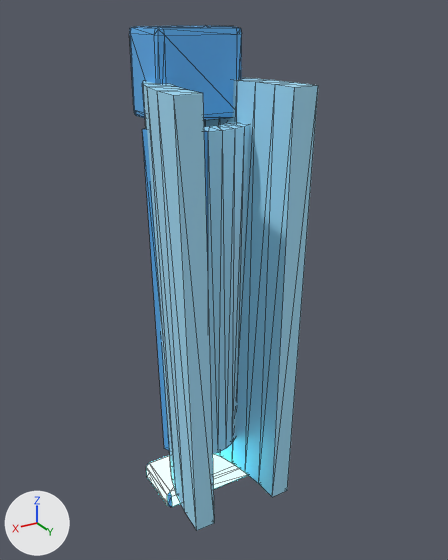
An edit to the glTF model viewer/assets/armor-parts/right_shin/right_shin.glb, drawn before and after from the same camera.
One viewpoint serves both versions: a camera (50 mm lens) standing at (0.223, 0.396, 0.214) and looking at (-0.014, 0.0, 0.017). Lighting does not change. The marker at lower left points along +X, +Y and +Z. The picture after the commit comes second. Mesh edges are drawn as thin lines. Vertices at exactly the same position are counted once.

Objects in the first picture: 'armor_right_shin_v001'.
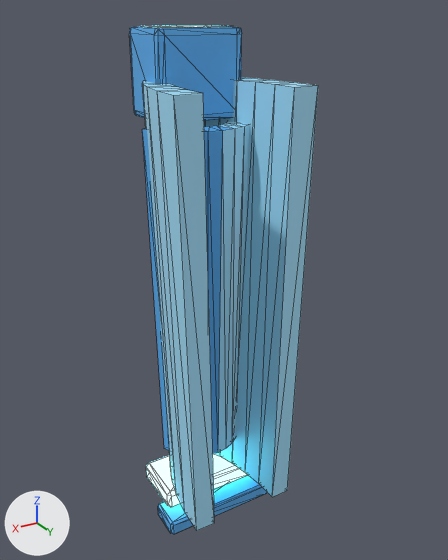
What differs and where, as boxes [x1, y1, x2, y2] in the pictures (448 x 560 px):
'armor_right_shin_v001', reshaped: before [129, 25, 318, 531]; after [129, 25, 318, 534]
part 1 of me_armor_right_shin_v001, added (blue): after [158, 475, 267, 534]
part 2 of me_armor_right_shin_v001, recoloured (darker): [204, 126, 233, 454] in both
part 3 of me_armor_right_shin_v001, recoloured: [143, 25, 222, 507] in both

What changed in the scene script:
```text
Change me_armor_right_shin_v001:
    used by ob_armor_right_shin_v001; location = (0.0, 0.0, 0.0)
    remove me_armor_right_shin_v001.from_pydata(...)  # 208 vertices, 396 faces; spans x -0.054..0.054, y -0.057..0.057, z -0.191..0.206
    add me_armor_right_shin_v001.from_pydata(...)  # 232 vertices, 440 faces; spans x -0.054..0.054, y -0.057..0.057, z -0.205..0.206
    me_armor_right_shin_v001 part 1: the loose piece of 24 vertices spanning x -0.045..0.045, y -0.045..0.005, z -0.191..-0.173 is copied, and the copy is scaled about its middle by (1.15, 0.594, 0.804), then moved by (0.0, 0.026, -0.016), in mat_armor_accent (blue #5cb0f1); it spans x -0.051..0.051, y -0.009..0.021, z -0.205..-0.191
    me_armor_right_shin_v001 part 2: 12 faces spanning x -0.011..0.011, y -0.003..0.023, z -0.14..0.14 switch from mat_armor_base_surface (blue #a7e4ff) to mat_armor_accent (blue #5cb0f1)
    me_armor_right_shin_v001 part 3: 16 faces spanning x -0.045..0.045, y -0.05..0.005, z -0.191..0.206 switch from mat_armor_accent (blue #5cb0f1) to mat_armor_emissive (cyan #76f4ff, glowing cyan #76f4ff)
```
